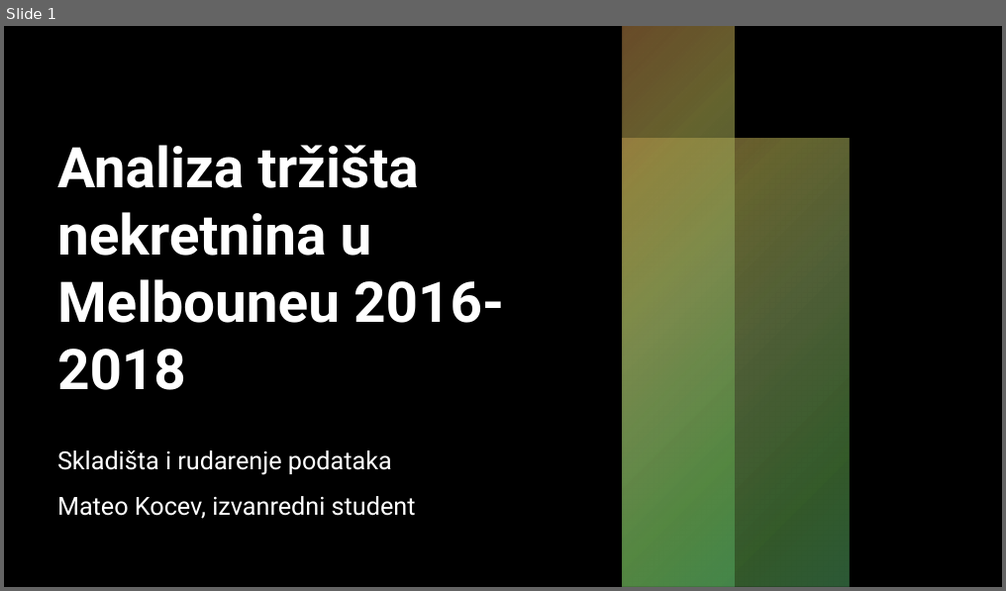
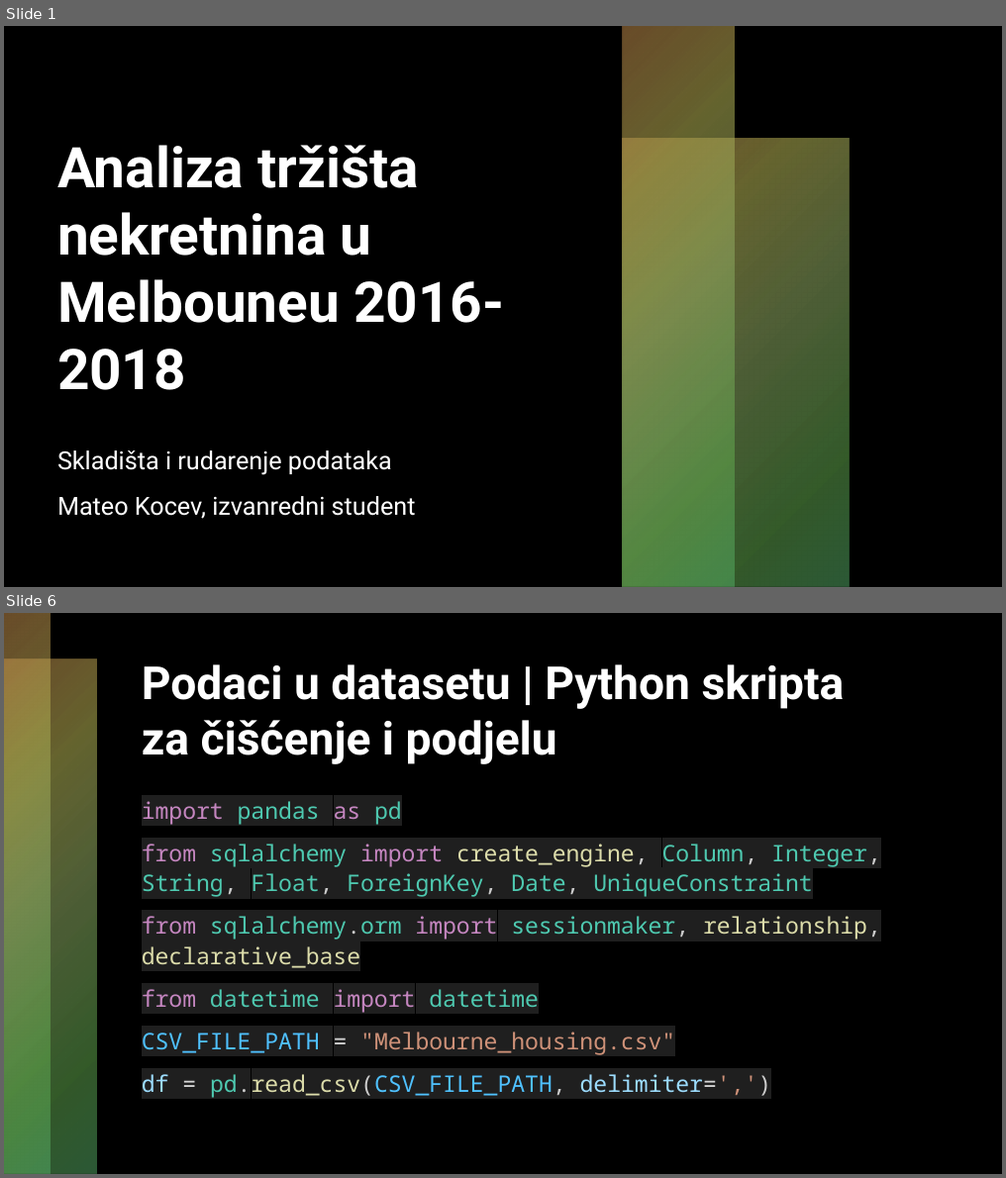
Before and after one commit to mateokocev/sirp, a slide deck: Analiza tržišta nekretnina u Melbouneu 2016-2018.pptx. Shown one above the other, each under a label of ours: slide 1 before the commit, slides 1 and 6 after it; the slides between them are not shown. The pictures are 1006x591 and 1006x1178 pixels, drawn with LibreOffice and Linux fonts; fonts in the diff are those of the drawing; background and template pictures are left out. Boxes give left, top, right and bottom in pixels: in the first picture for what was removed or moved away, otherwise in the second. Text is boxed around its words. In the diff, an @@ line names an element or a change of style, - is before the commit and + after.

```diff
--- a/Analiza tržišta nekretnina u Melbouneu 2016-2018.pptx
+++ b/Analiza tržišta nekretnina u Melbouneu 2016-2018.pptx
@@ slide 6 added at (4, 613, 1002, 1174), background #000000 @@
@@ rectangle added at (4, 613, 51, 1174), fill gradient #D19651 to #A9A64F to #90AB63 to #66B253 to #58B46B @@
@@ rectangle added at (4, 660, 97, 1174), fill gradient #D19651 to #A9A64F to #90AB63 to #66B253 to #58B46B @@
@@ title added at (142, 664, 845, 764), 44 pt, text #FFFFFF, bold @@
+Podaci u datasetu | Python skripta za čišćenje i podjelu
@@ text added at (142, 801, 881, 1098), 22 pt, text #4EC9B0 @@
+import pandas as pd
+from sqlalchemy import create_engine, Column, Integer, String, Float, ForeignKey, Date, UniqueConstraint
+from sqlalchemy.orm import sessionmaker, relationship, declarative_base
+from datetime import datetime
+CSV_FILE_PATH = "Melbourne_housing.csv"
+df = pd.read_csv(CSV_FILE_PATH, delimiter=',')
```
Also in this commit, not shown: 2 slides changed, 37 other slides added, 2 other files.
